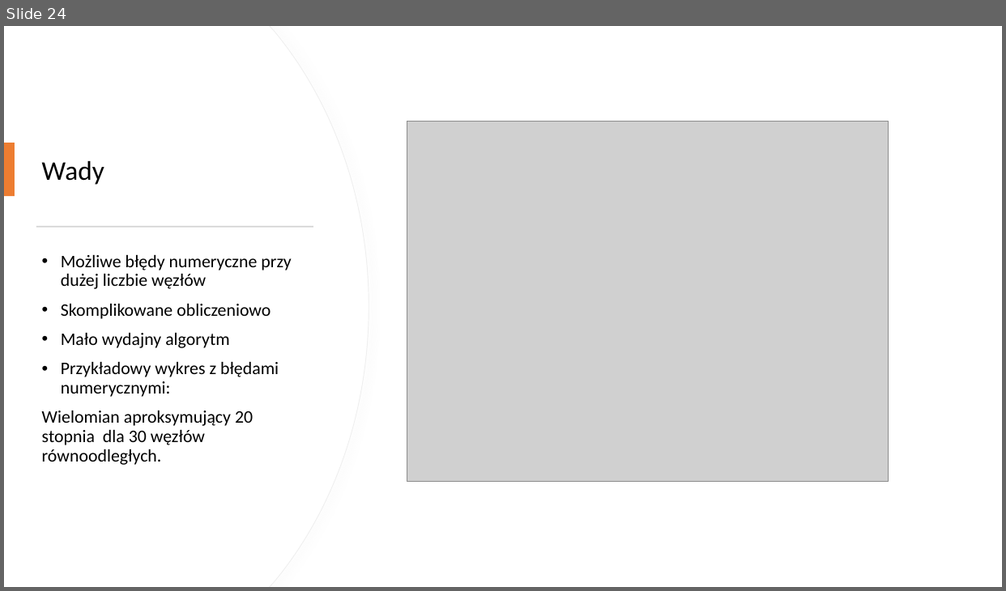
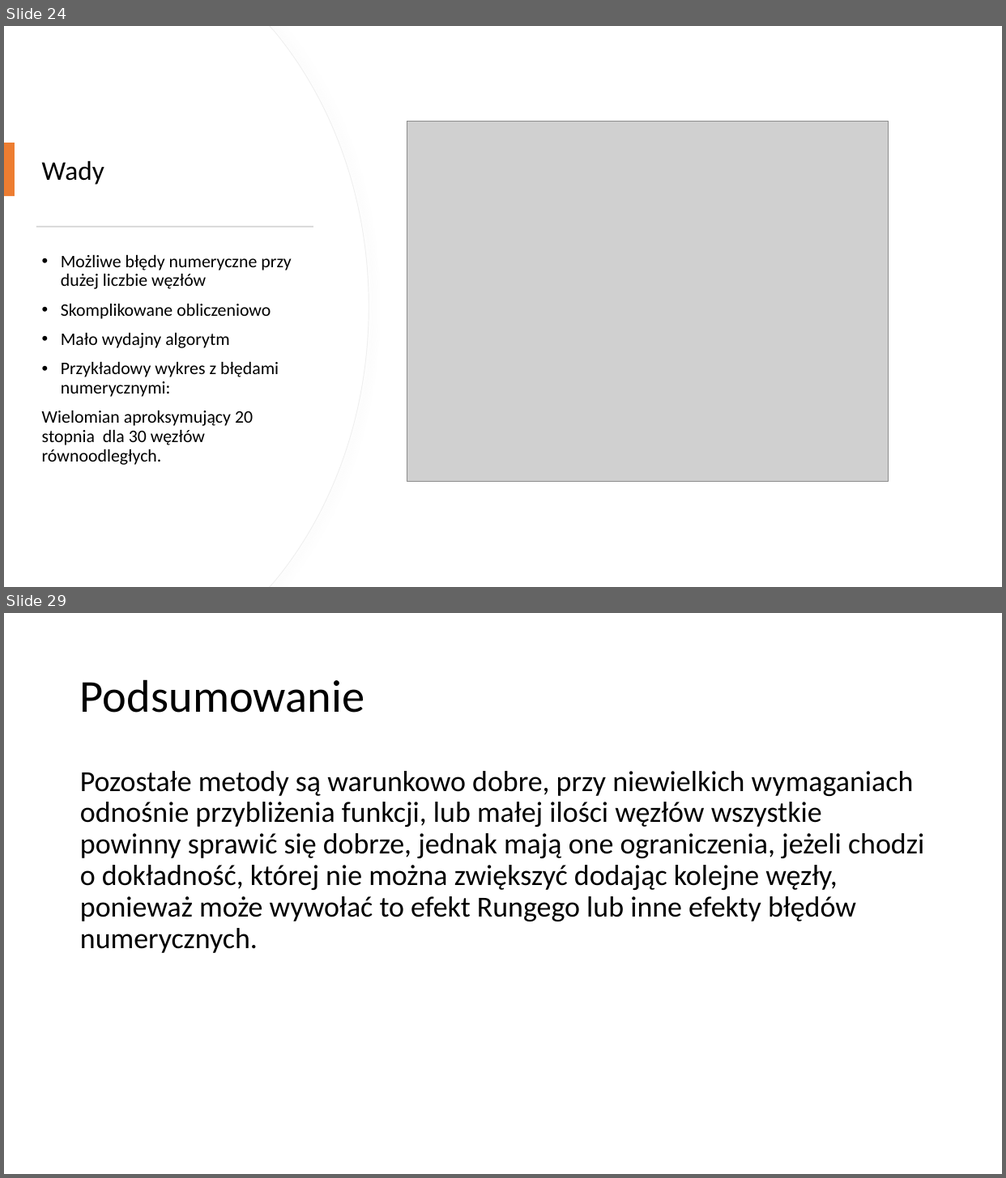
Before and after one commit to NiEkOKsU/Computation_Methods_for_Science_and_Technology, a slide deck: lab7/Aproksymacja - podsumowanie.pptx. Shown one above the other, each under a label of ours: slide 24 before the commit, slides 24 and 29 after it; the slides between them are not shown. The pictures are 1006x591 and 1006x1178 pixels, drawn with LibreOffice and Linux fonts; fonts in the diff are those of the drawing; grey boxes stand for pictures. Boxes give left, top, right and bottom in pixels: in the first picture for what was removed or moved away, otherwise in the second. Text is boxed around its words. In the diff, an @@ line names an element or a change of style, - is before the commit and + after.

```diff
--- a/lab7/Aproksymacja - podsumowanie.pptx
+++ b/lab7/Aproksymacja - podsumowanie.pptx
@@ slide 29 added at box(4, 613, 1002, 1174), background #FFFFFF @@
@@ title added at box(80, 679, 364, 713), 44 pt, text #000000 @@
+Podsumowanie
@@ text added at box(80, 771, 924, 953), 28 pt, text #000000 @@
+Pozostałe metody są warunkowo dobre, przy niewielkich wymaganiach odnośnie przybliżenia funkcji, lub małej ilości węzłów wszystkie powinny sprawić się dobrze, jednak mają one ograniczenia, jeżeli chodzi o dokładność, której nie można zwiększyć dodając kolejne węzły, ponieważ może wywołać to efekt Rungego lub inne efekty błędów numerycznych.
```
Also in this commit, not shown: 3 slides changed, 4 other slides added, 17 other files.
